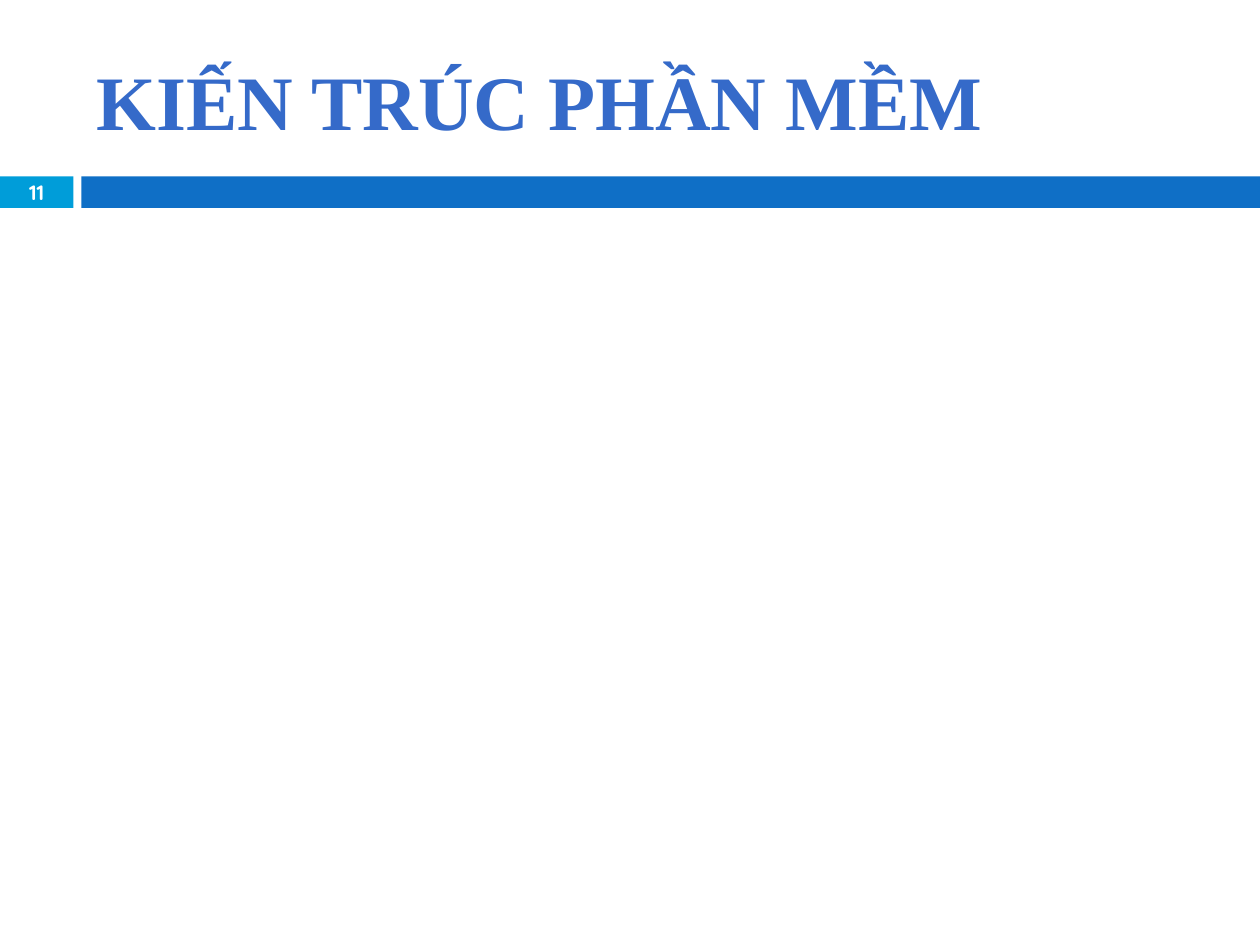
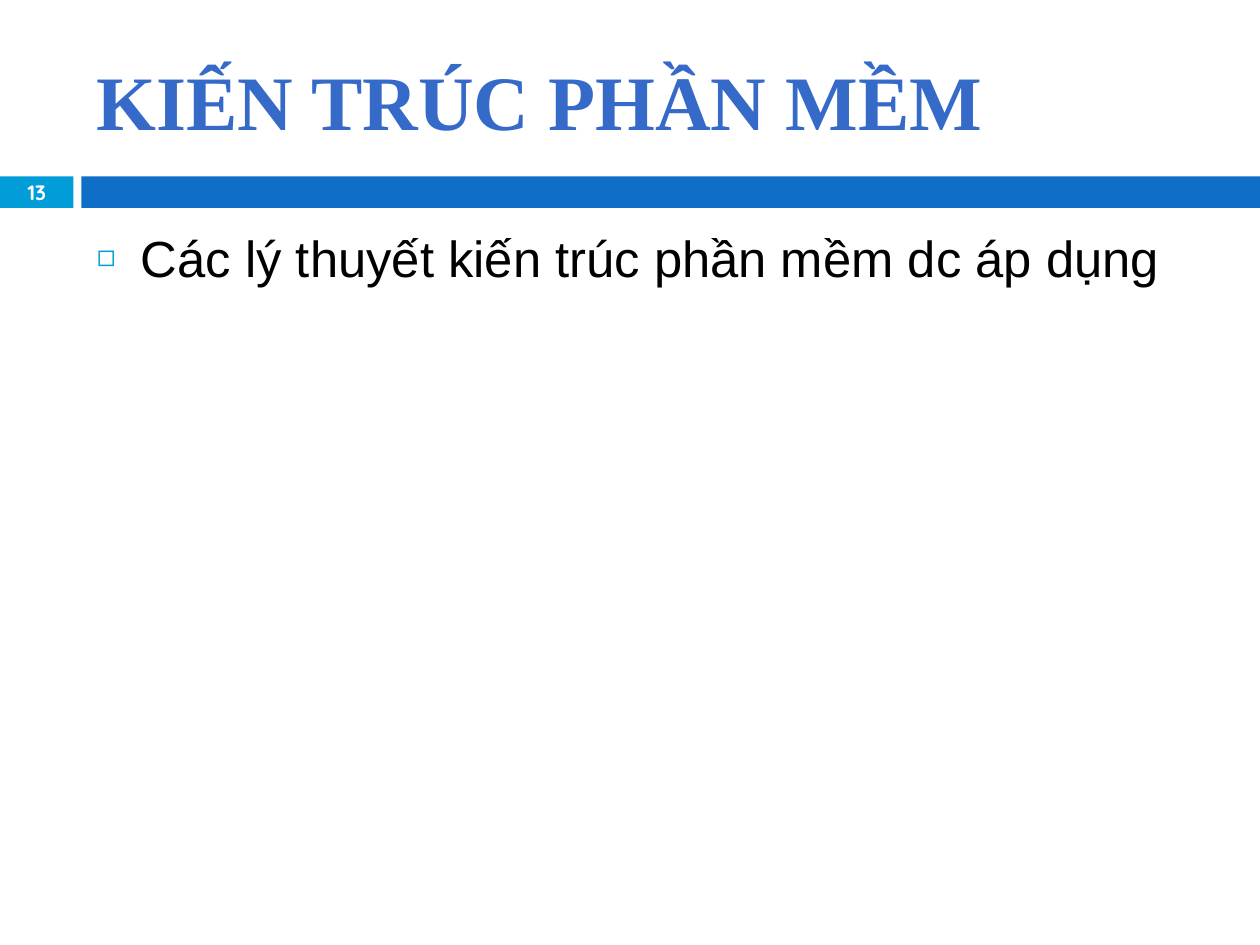
Before and after one commit to khanhduy94/jobzoom, a slide deck: slide 13 of Documents/JobZoom Presentation.pptx (slide 11 before the commit). Drawn at 1260x945 pixels with LibreOffice and Linux fonts; fonts in the diff are those of the drawing; background and template pictures are left out. Boxes give left, top, right and bottom in pixels: in the first picture for what was removed or moved away, otherwise in the second. Text is boxed around its words. In the diff, an @@ line names an element or a change of style, - is before the commit and + after.

```diff
--- a/Documents/JobZoom Presentation.pptx
+++ b/Documents/JobZoom Presentation.pptx
@@ page number at [28,185,46,201]: text changed @@
-11
+13
@@ text added at [141,238,1159,288], 29 pt, text #000000 @@
+◻ Các lý thuyết kiến trúc phần mềm dc áp dụng
```
Also in this commit, not shown: 11 other slides changed, 3 slides added.
